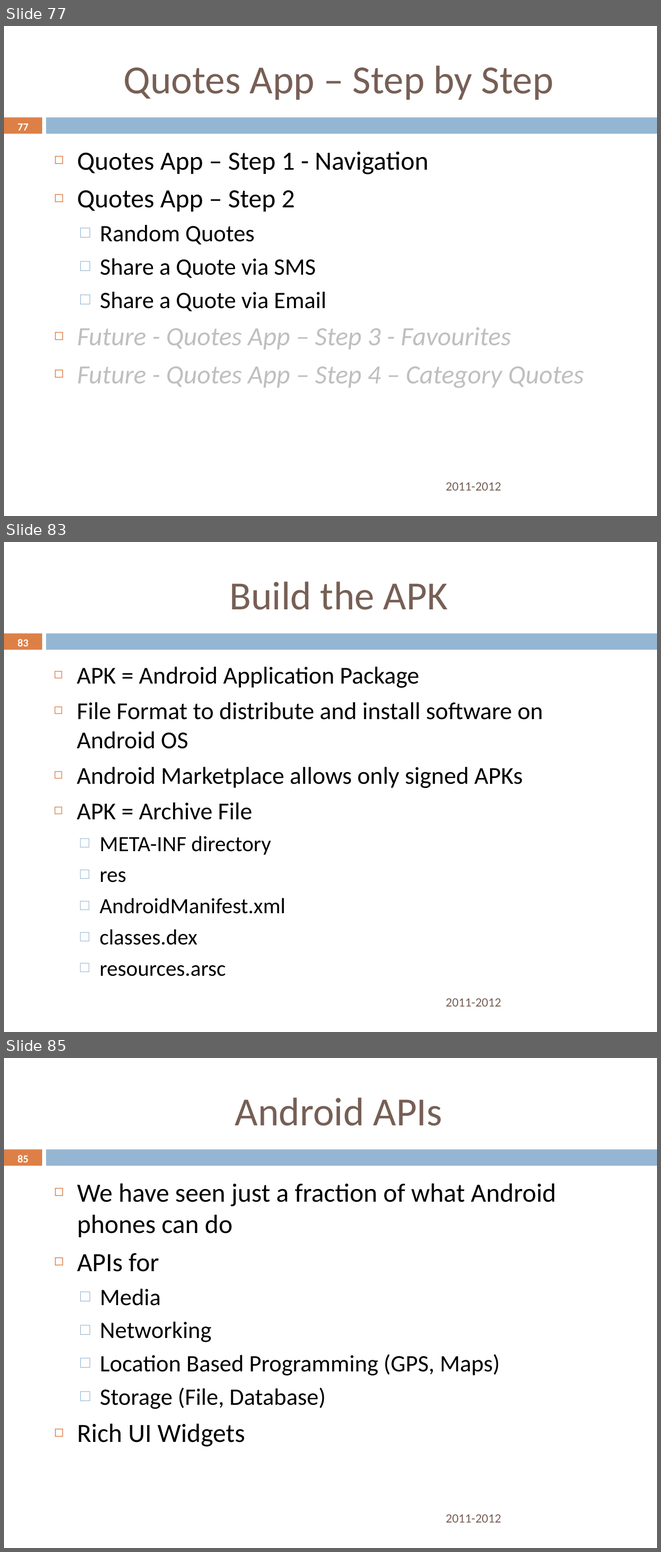
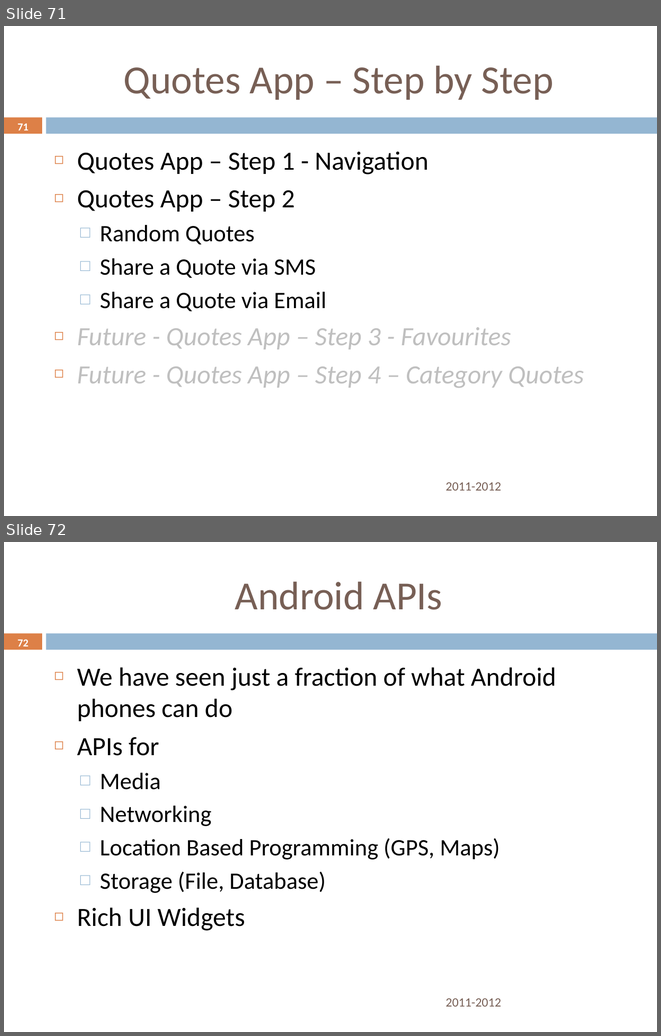
Before and after one commit to rominirani/Nitrodroid-2012-Android101-Workshop, a slide deck: presentation/AndroidDeveloper101Workshop-October6-Nitrodroid-2012-MindStormSoftware.pptx. Shown one above the other, each under a label of ours: slides 77, 83 and 85 before the commit, slides 71 and 72 after it; the slides between them are not shown. The pictures are 661x1552 and 661x1036 pixels, drawn with LibreOffice and Linux fonts; fonts in the diff are those of the drawing; background and template pictures are left out. Boxes give left, top, right and bottom in pixels: in the first picture for what was removed or moved away, otherwise in the second. Text is boxed around its words. In the diff, an @@ line names an element or a change of style, - is before the commit and + after.

```diff
--- a/presentation/AndroidDeveloper101Workshop-October6-Nitrodroid-2012-MindStormSoftware.pptx
+++ b/presentation/AndroidDeveloper101Workshop-October6-Nitrodroid-2012-MindStormSoftware.pptx
@@ slide 83 removed at (4, 542, 657, 1032), background #FFFFFF; not listed: 2 template elements that a slide beside it also shows @@
@@ title removed at (229, 581, 448, 610) @@
-Build the APK
@@ page number removed at (18, 639, 29, 646) @@
-83
@@ text removed at (77, 667, 543, 976) @@
-◻ APK = Android Application Package
-◻ File Format to distribute and install software on Android OS
-◻ Android Marketplace allows only signed APKs
-◻ APK = Archive File
-  □ META-INF directory
-  □ res
-  □ AndroidManifest.xml
-  □ classes.dex
-  □ resources.arsc
@@ text removed at (445, 998, 501, 1006) @@
-2011-2012
@@ what was slide 77 is now slide 71 @@
@@ page number at (18, 124, 29, 130): text changed @@
-77
+71
@@ what was slide 85 is now slide 72 @@
@@ page number at (18, 639, 29, 646): text changed @@
-85
+72
```
Also in this commit, not shown: 6 slides changed, 12 other slides removed, 1 other file.
